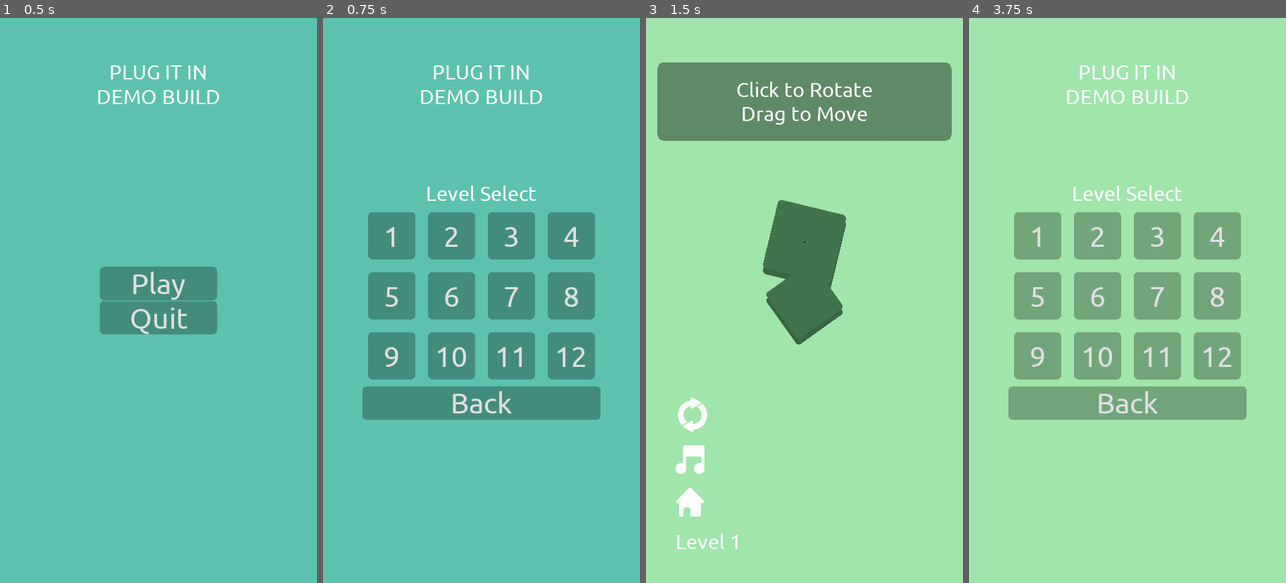
Above: before the commit, frames 1-4 (left to right).
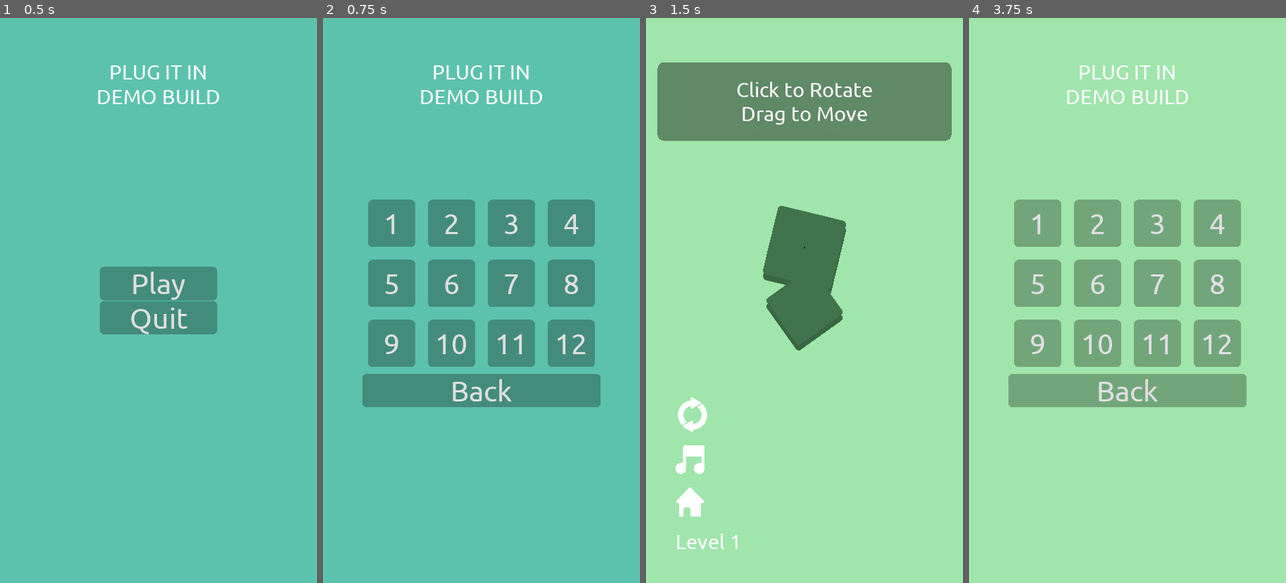
Above: after the commit, the same moments.

Repository: unSAME-Studio/ProjectOutlet
Game: Godot game, scene res://scenes/Menu.tscn
Two runs of this game, one before a commit and one after it. Both use one fixed random seed, a clock stepped at 60 frames per second and the inputs below.
Inputs (mouse positions are in pixels of both pictures, inside the frame that each line leads up to):
- Up to frame 1 (0.5 s): no input
- Up to frame 2 (0.75 s): click "Play" at 0.5 s
- Up to frame 3 (1.5 s): click "1" at 1.25 s
- Up to frame 4 (3.75 s): click (1016, 413) at 2 s; click (1013, 503) at 2.75 s; click "Play" at 3.5 s

Frame 1 is identical in both runs. In frame 2, 12% of the frame differs, in the area x 12-88%, y 29-72%; in frame 3, 0.7%; in frame 4, 12%.

Commit message:
Animation Test

Diff:
--- a/objects/Outlet.tscn
+++ b/objects/Outlet.tscn
@@ -42,7 +42,31 @@
 "times": PoolRealArray( 0, 0.08, 0.35 ),
 "transitions": PoolRealArray( 0.5, 2, 1 ),
 "update": 0,
-"values": [ Vector2( 0, 20 ), Vector2( 0, 60 ), Vector2( 0, 20 ) ]
+"values": [ Vector2( 0, 20 ), Vector2( 0, 60 ), Vector2( 0, 40 ) ]
+}
+tracks/3/type = "value"
+tracks/3/path = NodePath("BG:position")
+tracks/3/interp = 1
+tracks/3/loop_wrap = true
+tracks/3/imported = false
+tracks/3/enabled = true
+tracks/3/keys = {
+"times": PoolRealArray( 0, 0.35 ),
+"transitions": PoolRealArray( 0.5, 1 ),
+"update": 0,
+"values": [ Vector2( 0, 0 ), Vector2( 0, 20 ) ]
+}
+tracks/4/type = "value"
+tracks/4/path = NodePath("Head:position")
+tracks/4/interp = 1
+tracks/4/loop_wrap = true
+tracks/4/imported = false
+tracks/4/enabled = true
+tracks/4/keys = {
+"times": PoolRealArray( 0, 0.35 ),
+"transitions": PoolRealArray( 0.5, 1 ),
+"update": 0,
+"values": [ Vector2( 0, 0 ), Vector2( 0, 20 ) ]
 }
 
 [sub_resource type="Animation" id=3]
@@ -81,9 +105,33 @@
 tracks/2/enabled = true
 tracks/2/keys = {
 "times": PoolRealArray( 0, 0.08, 0.35 ),
-"transitions": PoolRealArray( 0.5, 2, 1 ),
-"update": 0,
-"values": [ Vector2( 0, 20 ), Vector2( 0, 0 ), Vector2( 0, 20 ) ]
+"transitions": PoolRealArray( 0.5, 2, 2 ),
+"update": 0,
+"values": [ Vector2( 0, 40 ), Vector2( 0, 20 ), Vector2( 0, 20 ) ]
+}
+tracks/3/type = "value"
+tracks/3/path = NodePath("BG:position")
+tracks/3/interp = 1
+tracks/3/loop_wrap = true
+tracks/3/imported = false
+tracks/3/enabled = true
+tracks/3/keys = {
+"times": PoolRealArray( 0, 0.35 ),
+"transitions": PoolRealArray( 0.5, 0.5 ),
+"update": 0,
+"values": [ Vector2( 0, 20 ), Vector2( 0, 0 ) ]
+}
+tracks/4/type = "value"
+tracks/4/path = NodePath("Head:position")
+tracks/4/interp = 1
+tracks/4/loop_wrap = true
+tracks/4/imported = false
+tracks/4/enabled = true
+tracks/4/keys = {
+"times": PoolRealArray( 0, 0.35 ),
+"transitions": PoolRealArray( 0.5, 0.5 ),
+"update": 0,
+"values": [ Vector2( 0, 20 ), Vector2( 0, 0 ) ]
 }
 
 [sub_resource type="Animation" id=1]
@@ -154,25 +202,27 @@
 [node name="Outlet" type="Position2D" groups=["outlet"]]
 script = ExtResource( 1 )
 
-[node name="Polygon2D2" type="Polygon2D" parent="."]
-visible = false
-antialiased = true
-polygon = PoolVector2Array( -100, -100, 100, -100, 100, 100, -100, 100 )
-
 [node name="BG" type="Sprite" parent="."]
 self_modulate = Color( 0.709804, 0.709804, 0.709804, 1 )
+position = Vector2( 0, 20 )
+rotation = 1.5708
+scale = Vector2( 1e-05, 1e-05 )
 z_index = -20
 z_as_relative = false
 texture = ExtResource( 3 )
 
 [node name="BG2" type="Sprite" parent="."]
 self_modulate = Color( 0.623529, 0.623529, 0.623529, 1 )
-position = Vector2( 0, 20 )
+position = Vector2( 0, 40 )
+rotation = 1.5708
+scale = Vector2( 1e-05, 1e-05 )
 z_index = -22
 z_as_relative = false
 texture = ExtResource( 3 )
 
 [node name="Head" type="Sprite" parent="."]
+position = Vector2( 0, 20 )
+scale = Vector2( 1e-05, 1e-05 )
 texture = ExtResource( 2 )
 
 [node name="AnimationPlayer" type="AnimationPlayer" parent="."]
--- a/objects/Plug.gd
+++ b/objects/Plug.gd
@@ -277,8 +277,7 @@
 				if anything_selected:
 					force = force.linear_interpolate(get_negative_vector(original_point, get_global_mouse_position()), 1 - float(distance) / float(size.length() * GRID_SIZE))
 				else:
-					pass
-					#force = force.linear_interpolate(get_global_mouse_position(), 1 - float(distance) / float(size.length() * GRID_SIZE / 2))
+					force = force.linear_interpolate(get_global_mouse_position(), 1 - float(distance) / float(size.length() * GRID_SIZE / 2))
 
 			set_global_position(lerp(get_global_position(), force, 10 * delta))
 
--- a/scenes/Main.gd
+++ b/scenes/Main.gd
@@ -10,9 +10,14 @@
 		$CanvasLayer/Control/Hint.show()
 		$CanvasLayer/Control/Hint/PanelContainer/MarginContainer/RichTextLabel.set_bbcode(Global.current_level_data["hint"])
 
+	# set state of music btn
+	if AudioServer.is_bus_mute(AudioServer.get_bus_index("Music")):
+		$"CanvasLayer/Control/UI/VBoxContainer/MarginContainer2/SoundButton".set_pressed(true)
+
 
 func game_finished():
 	$"CanvasLayer/Control/UI".hide()
+	$CanvasLayer/Control/Hint.hide()
 	$"CanvasLayer/Control/OverScreen".show()
 
 	yield(get_tree().create_timer(0.2), "timeout")
@@ -36,8 +41,8 @@
 	if Global.console.attached_plugs.size() <= 0:
 		return
 
-	for i in Global.console.attached_plugs:
-		i.unplug()
+	while Global.console.attached_plugs.size() > 0:
+		Global.console.attached_plugs.keys().back().unplug()
 
 	var btn = get_node("CanvasLayer/Control/UI/VBoxContainer/MarginContainer/RestartButton")
 	btn.get_node("Tween").interpolate_property(btn, "rect_rotation",
--- a/scenes/Menu.tscn
+++ b/scenes/Menu.tscn
@@ -85,28 +85,19 @@
 anchor_bottom = 1.0
 
 [node name="VBoxContainer" type="VBoxContainer" parent="Control/Levels"]
-margin_left = 350.0
-margin_top = 859.0
-margin_right = 729.0
-margin_bottom = 1060.0
-
-[node name="Label" type="Label" parent="Control/Levels/VBoxContainer"]
-margin_right = 379.0
-margin_bottom = 80.0
-theme = ExtResource( 3 )
-text = "Level Select"
-align = 1
+margin_left = 432.0
+margin_top = 901.0
+margin_right = 647.0
+margin_bottom = 1018.0
 
 [node name="GridContainer" type="GridContainer" parent="Control/Levels/VBoxContainer"]
-margin_top = 84.0
-margin_right = 379.0
-margin_bottom = 84.0
+margin_right = 215.0
 columns = 4
 
 [node name="Back" type="Button" parent="Control/Levels/VBoxContainer"]
-margin_top = 88.0
-margin_right = 379.0
-margin_bottom = 201.0
+margin_top = 4.0
+margin_right = 215.0
+margin_bottom = 117.0
 focus_mode = 0
 mouse_default_cursor_shape = 2
 theme = ExtResource( 3 )
